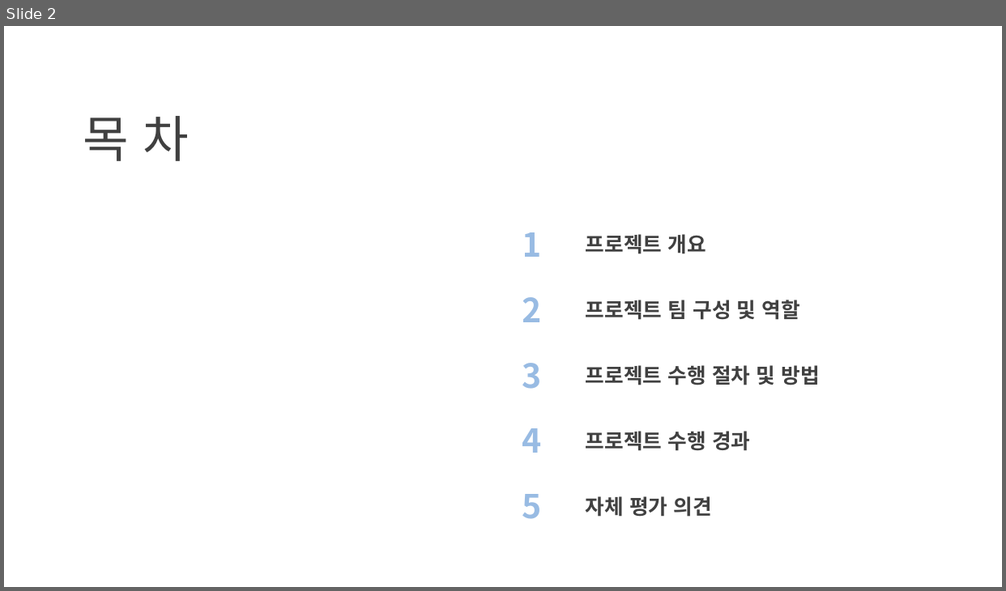
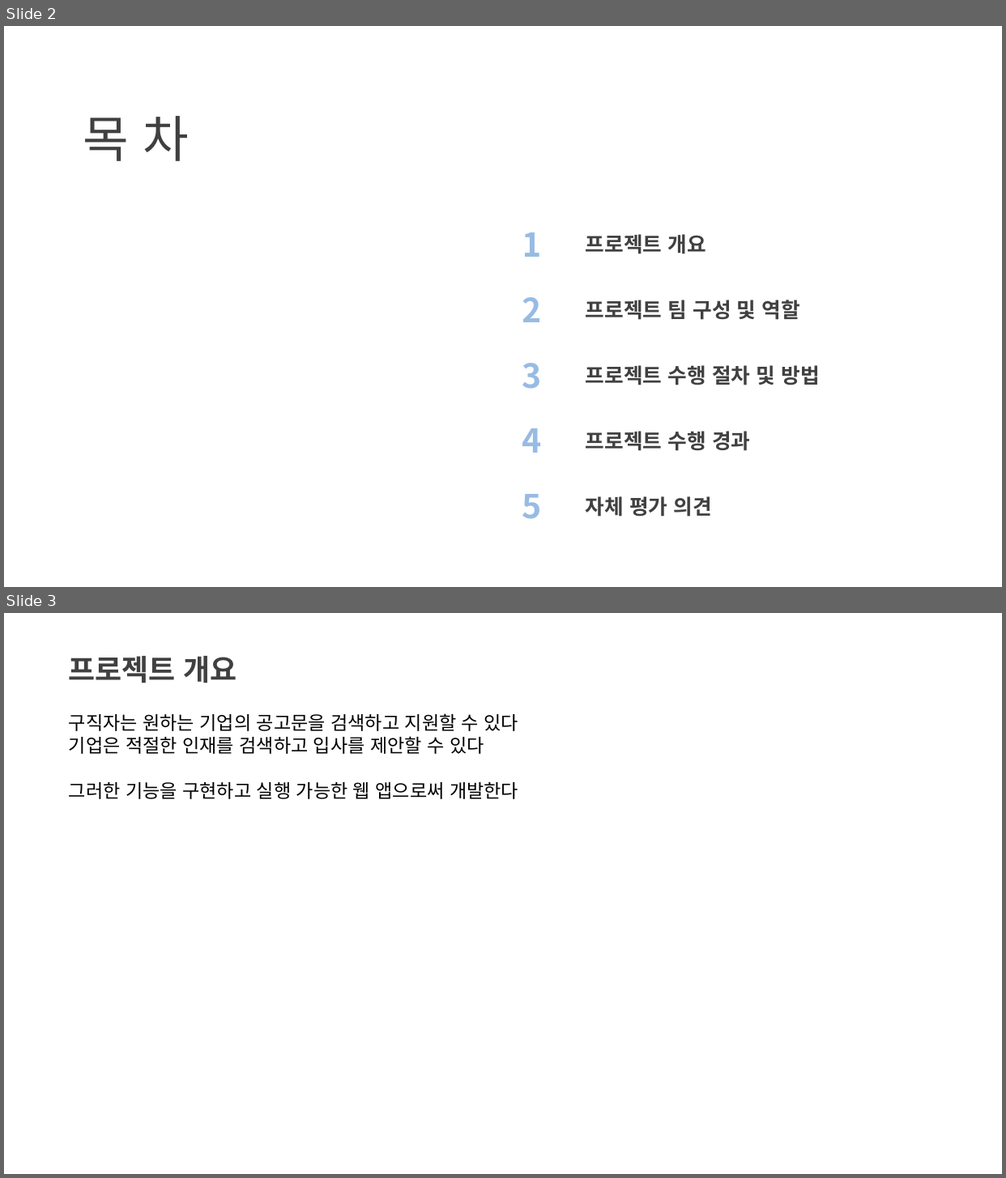
Before and after one commit to RI4RU/my-study, a slide deck: _Project/_HumanCloud/3_팀_프로젝트_결과보고서.pptx. Shown one above the other, each under a label of ours: slide 2 before the commit, slides 2 and 3 after it. The pictures are 1006x591 and 1006x1178 pixels, drawn with LibreOffice and Linux fonts; fonts in the diff are those of the drawing; background and template pictures are left out. Boxes give left, top, right and bottom in pixels: in the first picture for what was removed or moved away, otherwise in the second. Text is boxed around its words. In the diff, an @@ line names an element or a change of style, - is before the commit and + after.

Commit message:
250123
프로젝트 피드백
스프링부트 실습

```diff
--- a/_Project/_HumanCloud/3_팀_프로젝트_결과보고서.pptx
+++ b/_Project/_HumanCloud/3_팀_프로젝트_결과보고서.pptx
@@ slide 3 added at [4, 613, 1002, 1174], background #FFFFFF @@
@@ text added at [68, 656, 236, 683], 28 pt, text #404040, bold @@
+프로젝트 개요
@@ text added at [69, 713, 519, 799], 18 pt, text #000000 @@
+구직자는 원하는 기업의 공고문을 검색하고 지원할 수 있다
+기업은 적절한 인재를 검색하고 입사를 제안할 수 있다
+그러한 기능을 구현하고 실행 가능한 웹 앱으로써 개발한다
```
Also in this commit, not shown: 1 slide changed, 3 other files.
